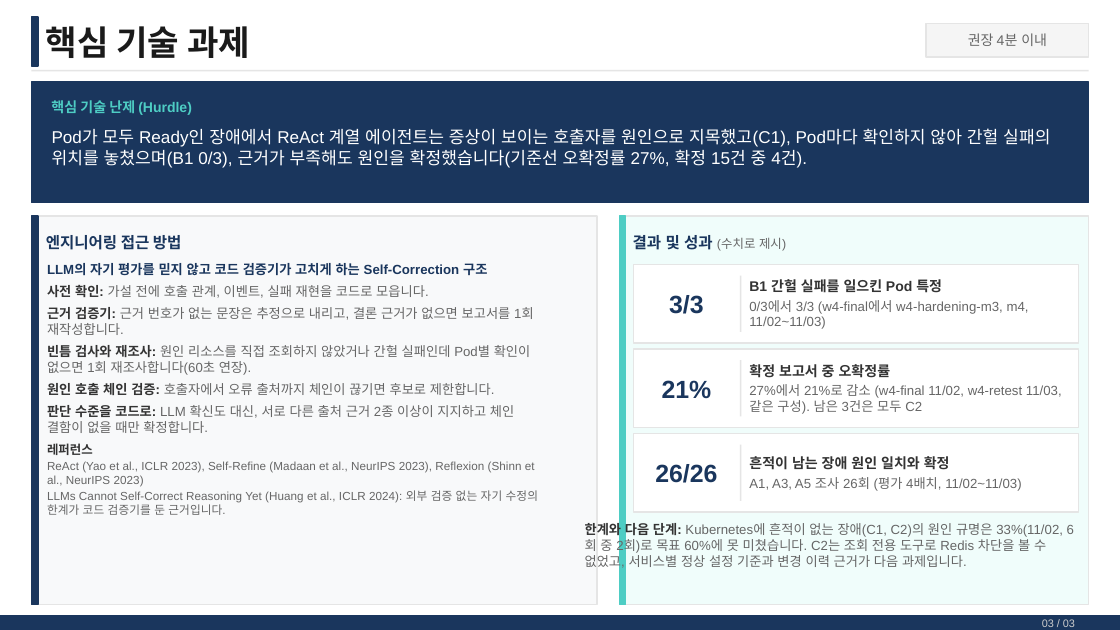
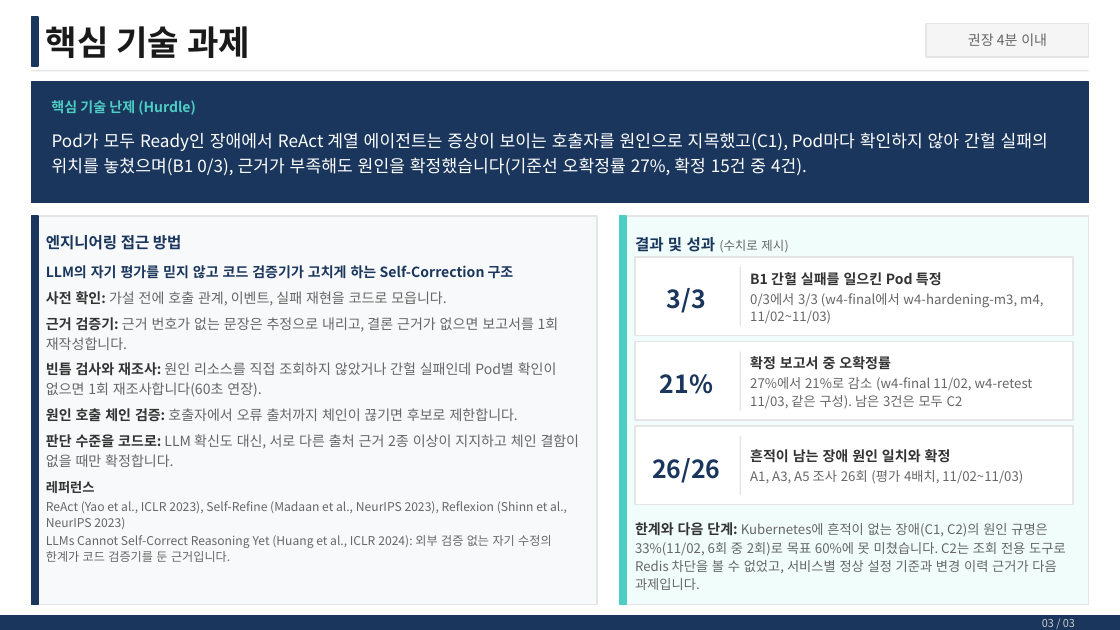
Before and after one commit to skax-jihyeryu/KubeGuardian, a slide deck: slide 4 of docs/산출물/AI_Master_Project_최종발표_멘티명_사번.pptx. Drawn at 1120x630 pixels with LibreOffice and Linux fonts; fonts in the diff are those of the drawing. Boxes give left, top, right and bottom in pixels: in the first picture for what was removed or moved away, otherwise in the second. Text is boxed around its words. In the diff, an @@ line names an element or a change of style, - is before the commit and + after.

```diff
--- a/docs/산출물/AI_Master_Project_최종발표_멘티명_사번.pptx
+++ b/docs/산출물/AI_Master_Project_최종발표_멘티명_사번.pptx
@@ font Arial to Noto Sans CJK KR in 3 elements at <box>968,33,1047,46</box>, <box>1042,619,1075,627</box>, <box>51,100,196,115</box> @@
@@ text "Pod가 모두 Ready인 장애에서 ReAct ..." at <box>52,132,1048,175</box>: font Arial to Noto Sans CJK KR; line spacing 1 to 1.2 @@
@@ text "LLM의 자기 평가를 믿지 않고 ..." at <box>46,265,579,562</box>: size 8.5 to 9 pt in "LLM의 자기 평가를 믿지 않고 코드 검증기가 ...", "사전 확인: 가설 전에 호출 관계, 이벤트, ...", "근거 검증기: 근거 번호가 없는 문장은 추정으로 ...", "빈틈 검사와 재조사: 원인 리소스를 직접 조회하지 ..." and 2 more places; font Arial to Noto Sans CJK KR; size 8 to 8.5 pt in "레퍼런스"; size 7.5 to 7.8 pt in "ReAct (Yao et al., ICLR 2023), Self-Refine ...", "LLMs Cannot Self-Correct Reasoning Yet (Huang et ..."; line spacing 1 to 1.18; line spacing 1 to 1.12 @@
@@ rectangle: place and size @@
-rectangle at <box>634,264,1079,343</box>
+rectangle at <box>635,258,1073,336</box>
@@ rectangle: place and size @@
-rectangle at <box>634,349,1079,428</box>
+rectangle at <box>635,342,1073,420</box>
@@ font Arial to Noto Sans CJK KR; line spacing 1 to 1.18 in 4 elements at <box>635,237,788,252</box>, <box>667,288,706,313</box>, <box>652,458,720,483</box>, <box>660,374,713,394</box> @@
@@ font Arial to Noto Sans CJK KR; line spacing 1 to 1.1 in 3 elements at <box>750,272,1043,324</box>, <box>750,449,1023,484</box>, <box>750,356,1033,409</box> @@
@@ text "확정 보고서 중 오확정률": place and size @@
-text "확정 보고서 중 오확정률" at <box>749,364,1062,414</box>
+text "확정 보고서 중 오확정률" at <box>750,356,1033,409</box>
@@ rectangle: place and size @@
-rectangle at <box>634,433,1079,512</box>
+rectangle at <box>635,427,1073,505</box>
@@ 3 lines: place and size @@
-3 lines at <box>740,276,740,501</box>
+3 lines at <box>740,267,740,495</box>
@@ text "한계와 다음 단계: Kubernetes에 흔적이 ...": place and size @@
-text "한계와 다음 단계: Kubernetes에 흔적이 ..." at <box>585,521,1063,570</box>
+text "한계와 다음 단계: Kubernetes에 흔적이 ..." at <box>635,522,1066,590</box>
@@ text "한계와 다음 단계: Kubernetes에 흔적이 ..." at <box>635,522,1066,590</box>: size 8.5 to 9 pt in "한계와 다음 단계:"; font Arial to Noto Sans CJK KR; line spacing 1 to 1.15 @@
```
Also in this commit, not shown: 3 other slides changed.
